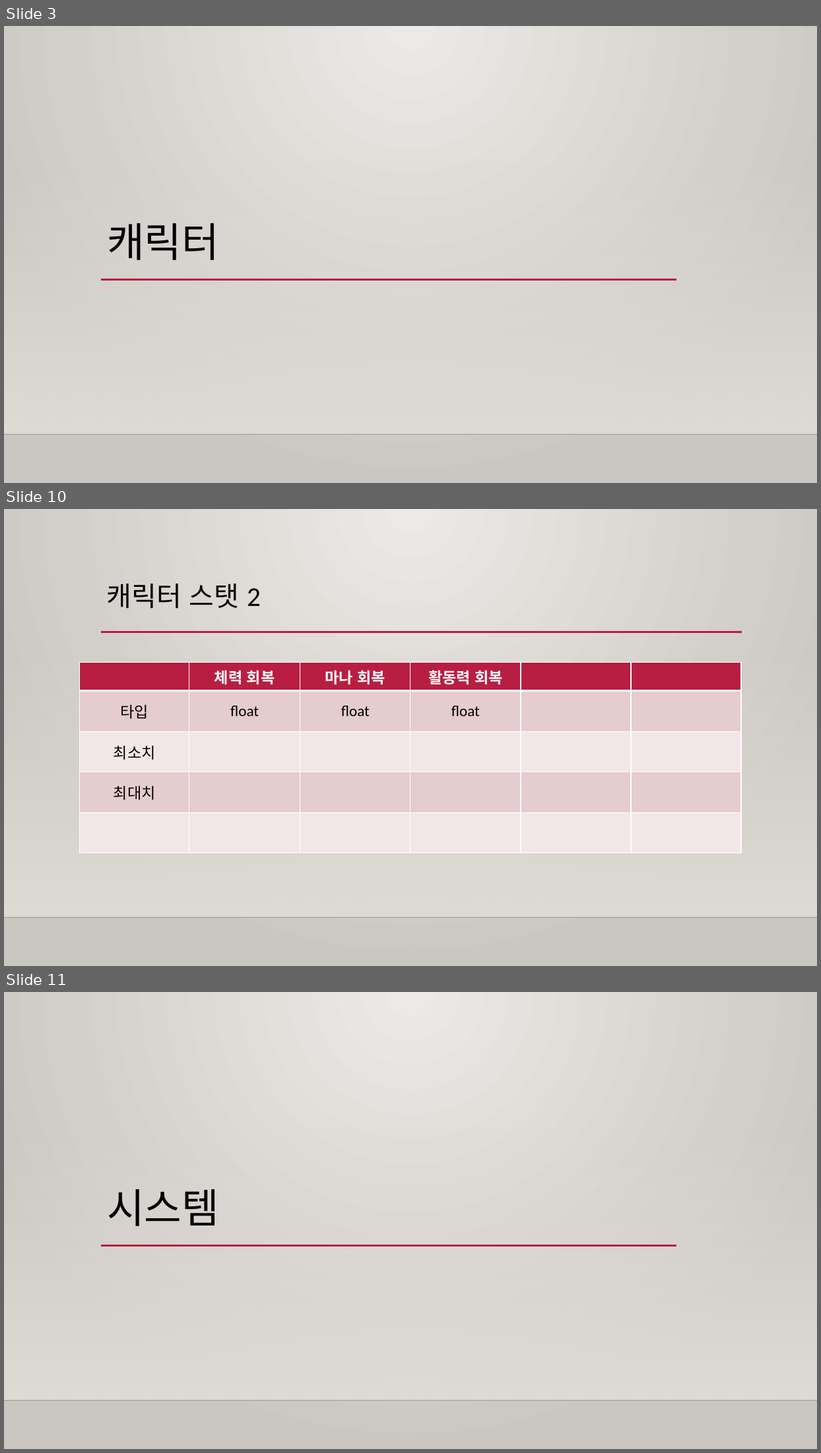
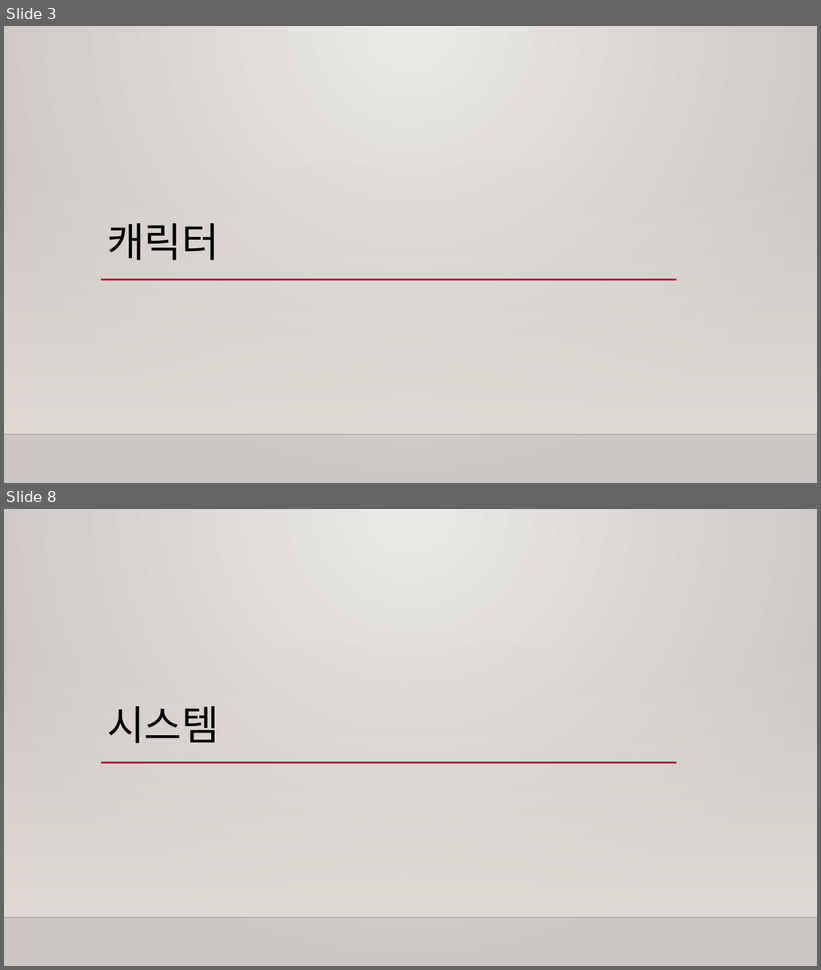
Before and after one commit to Raynia/Alchemist-Diary, a slide deck: Specification/Prototype/프로토타입 기획서.pptx. Shown one above the other, each under a label of ours: slides 3, 10 and 11 before the commit, slides 3 and 8 after it; the slides between them are not shown. The pictures are 821x1453 and 821x970 pixels, drawn with LibreOffice and Linux fonts; fonts in the diff are those of the drawing; background and template pictures are left out. Boxes give left, top, right and bottom in pixels: in the first picture for what was removed or moved away, otherwise in the second. Text is boxed around its words. In the diff, an @@ line names an element or a change of style, - is before the commit and + after.

```diff
--- a/Specification/Prototype/프로토타입 기획서.pptx
+++ b/Specification/Prototype/프로토타입 기획서.pptx
@@ slide 10 removed at [4,509,817,966], background gradient #ECEAE7 to #CAC7C1; not listed: 2 template elements that a slide beside it also shows @@
@@ title removed at [107,584,261,609] @@
-캐릭터 스탯 2
@@ line removed from (101, 632) to (742, 632) @@
@@ table removed at [80,663,741,854], 5 rows, 6 columns @@
- | 체력 회복 | 마나 회복 | 활동력 회복 |  | 
-타입 | float | float | float |  | 
-최소치 |  |  |  |  | 
-최대치 |  |  |  |  | 
- |  |  |  |  | 
@@ what was slide 11 is now slide 8 @@
```
Also in this commit, not shown: 4 slides changed, 3 other slides removed.
